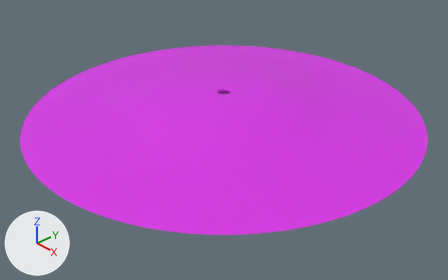
An edit to the Blender file 3d-models/LevelEntrance.blend, drawn before and after from the same camera.
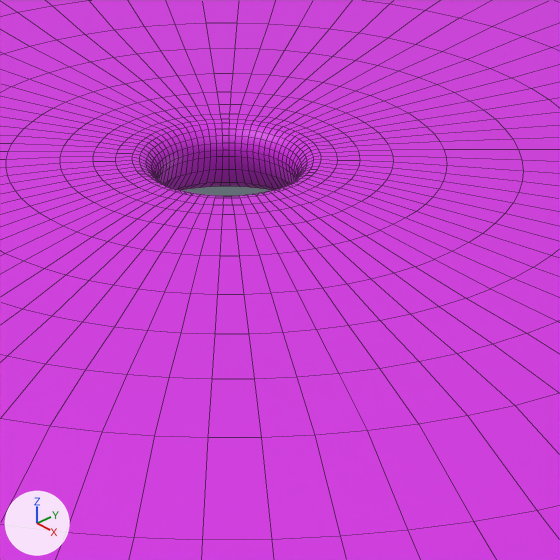
Old and new are each drawn whole from a 50 mm camera at (51.4, -48.37, 32.07) aimed at (1.65, -1.54, -5.69) and again close up on the part from 46% to 56% of the width and 28% to 45% of the height. The axes (+X, +Y, +Z) are drawn at lower left. The lights are the same throughout. The close-ups show mesh edges as thin lines.
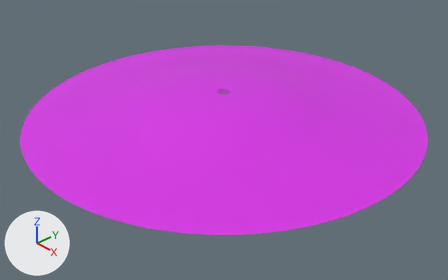
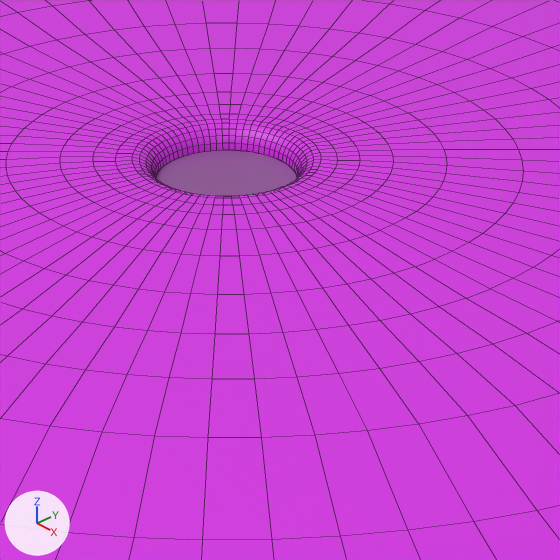
The change, as a diff of the scene's bpy script:
```diff
--- a/3d-models/LevelEntrance.blend.py
+++ b/3d-models/LevelEntrance.blend.py
@@ mat_material_002 @@
+mat_material_002 = principled_material('Material.002')
+mat_material_002.base_color = (0.275, 0.0928, 0.306)  # purple #8f5696
@@ me_torus @@
 # used by ob_torus; location = (0.0, 0.0, 0.0)
-me_torus.from_pydata(...)  # 1656 vertices, 1584 faces; spans x -24.8..24.8, y -24.8..24.8, z -3.2..0.0
+me_torus.from_pydata(...)  # 1440 vertices, 1297 faces; spans x -24.8..24.8, y -24.8..24.8, z -3.2..0.0
+# me_torus part 1: 84 vertices moved within x -0.8..0.8, y -0.8..0.8, z -0.3; 224 vertices removed from x -1.3..1.3, y -1.3..1.3, z -0.9..-0.3; 8 vertices added at x -0.7..0.7, y -0.7..0.7, z -0.3
 me_torus.materials.append(mat_material_001)
+me_torus.materials.append(mat_material_002)  # purple #8f5696
```

What differs and where, as boxes [x1, y1, x2, y2] in the close-ups (560 x 560 px):
part 1 of me_torus, cut back
    before: [156, 145, 297, 190]
    after: [154, 143, 299, 196]
